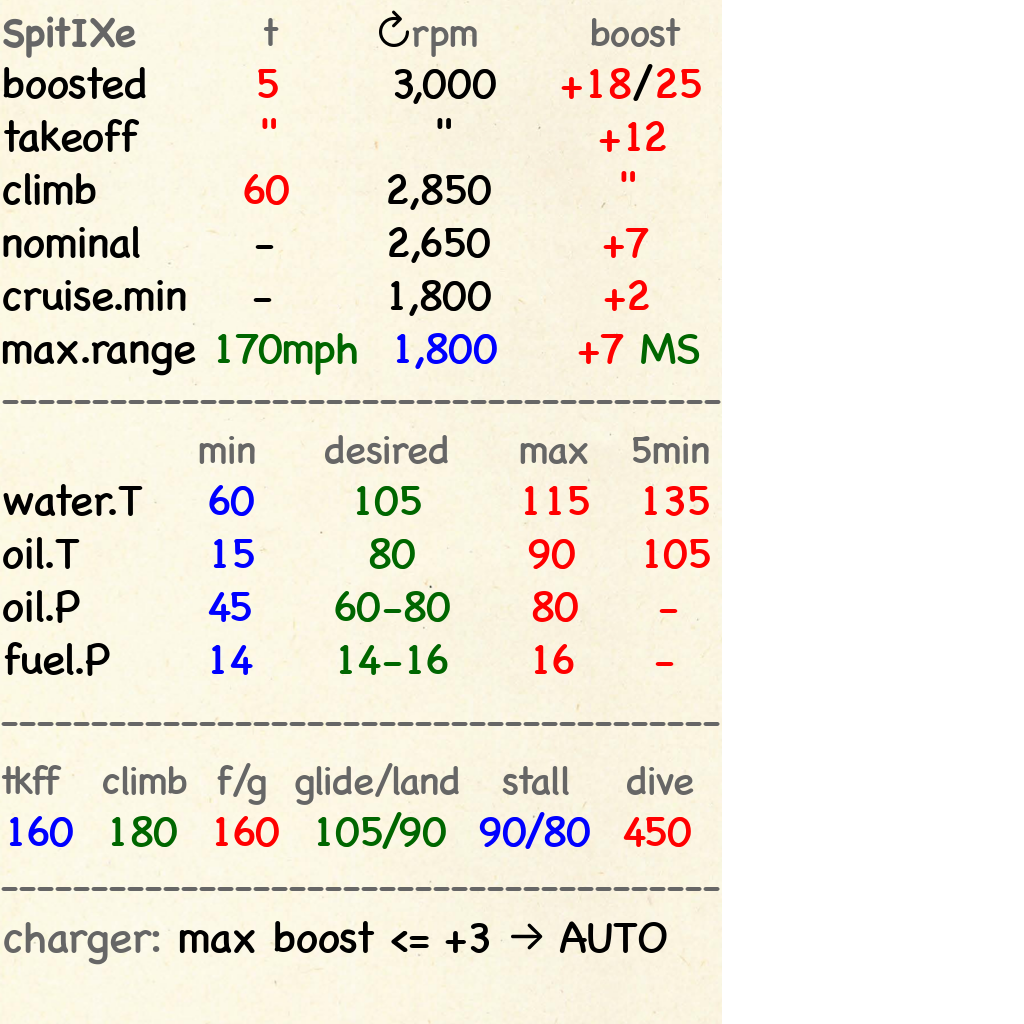
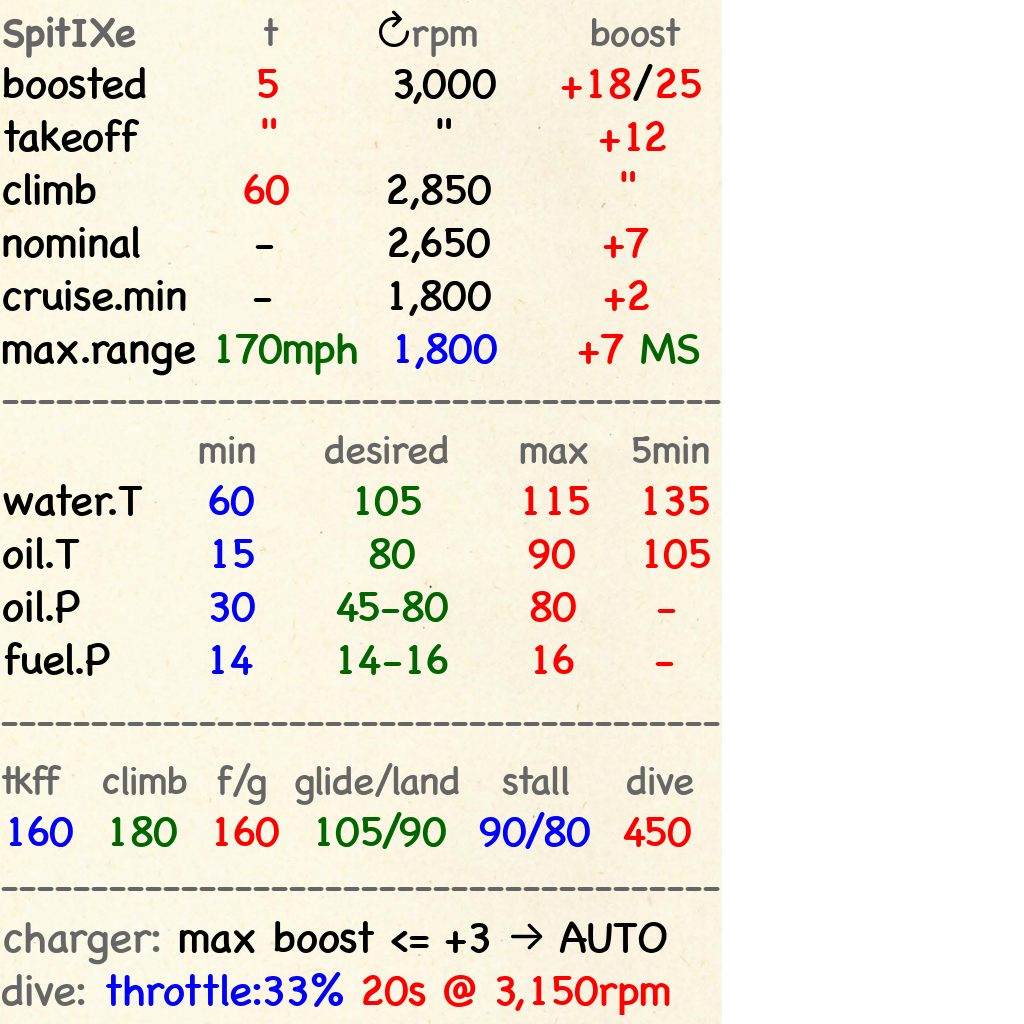
Layers edited between the first and the second 1024px x 1024px image:
painted on "min desired ..." over (208, 591, 678, 622)
painted on "charger: max boost <= +3 → AUT..." over (2, 972, 670, 1015)
